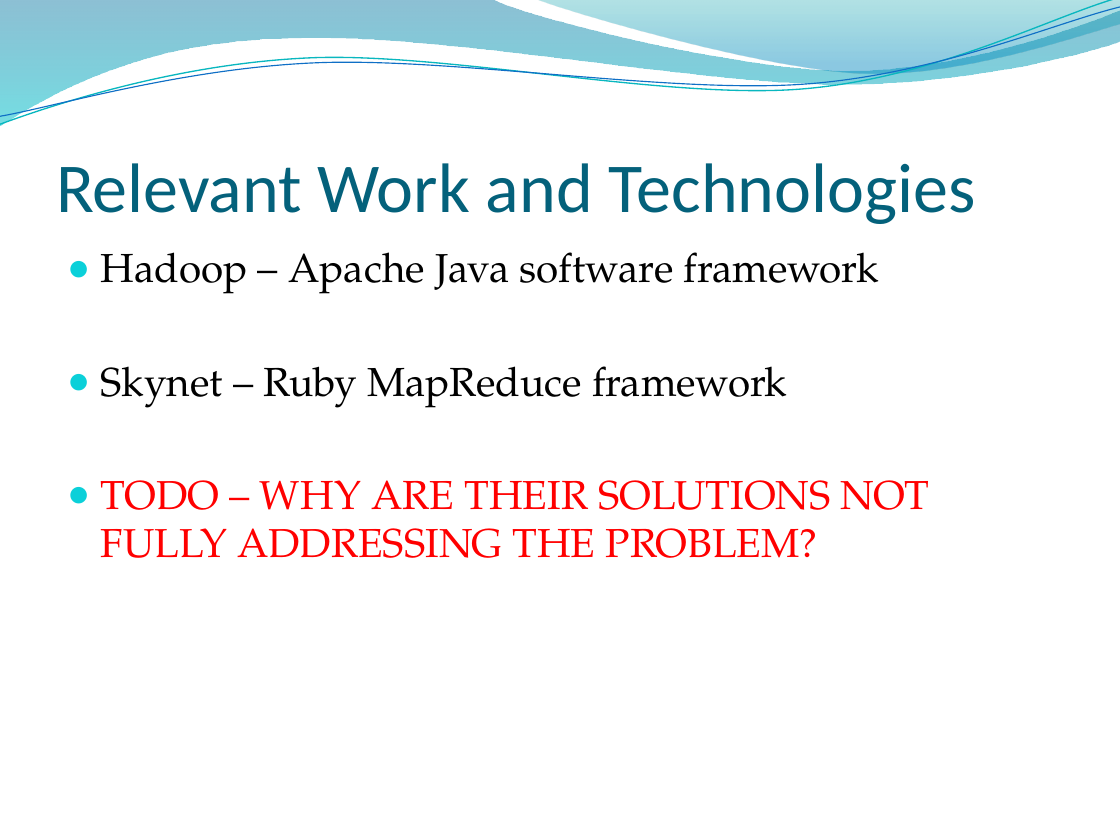
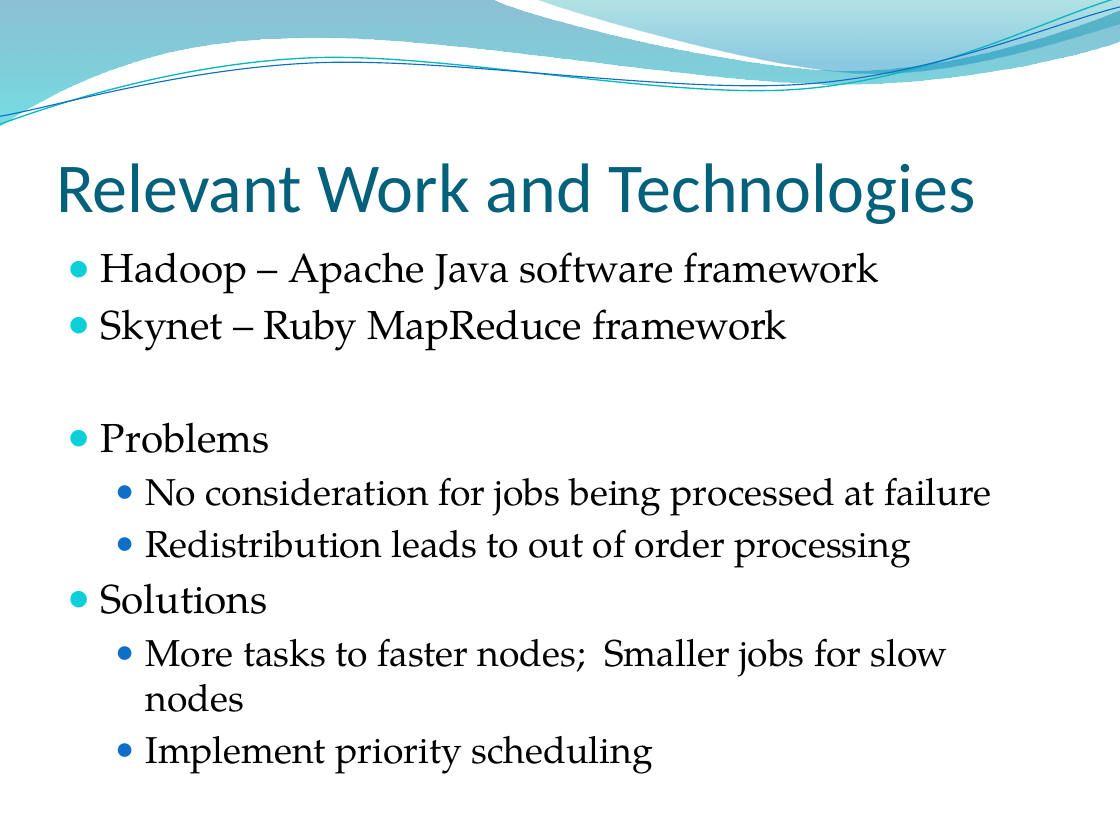
Before and after one commit to osecki/cs647, a slide deck: slide 4 of Documentation/Presentation.pptx. Drawn at 1120x840 pixels with LibreOffice and Linux fonts; fonts in the diff are those of the drawing; background and template pictures are left out. Boxes give left, top, right and bottom in pixels: in the first picture for what was removed or moved away, otherwise in the second. Text is boxed around its words. In the diff, an @@ line names an element or a change of style, - is before the commit and + after.

```diff
--- a/Documentation/Presentation.pptx
+++ b/Documentation/Presentation.pptx
@@ text at [101,422,991,774]: text changed; size 26 to 24 pt; text colour #FF0000 to #000000 @@
-● TODO – WHY ARE THEIR SOLUTIONS NOT FULLY ADDRESSING THE PROBLEM?
+● Problems
+  ● No consideration for jobs being processed at failure
+  ● Redistribution leads to out of order processing
+● Solutions
+  ● More tasks to faster nodes; Smaller jobs for slow nodes
+  ● Implement priority scheduling
```
